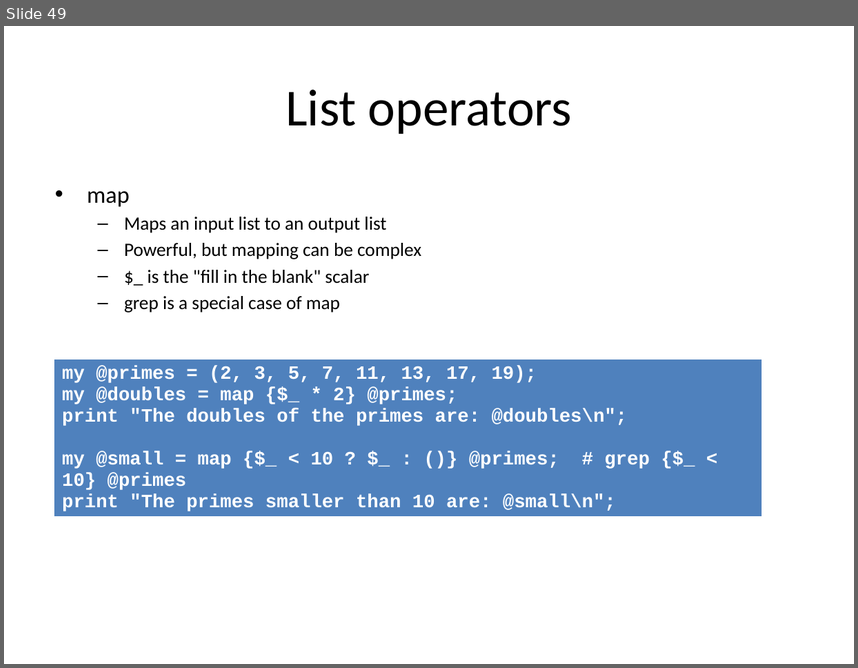
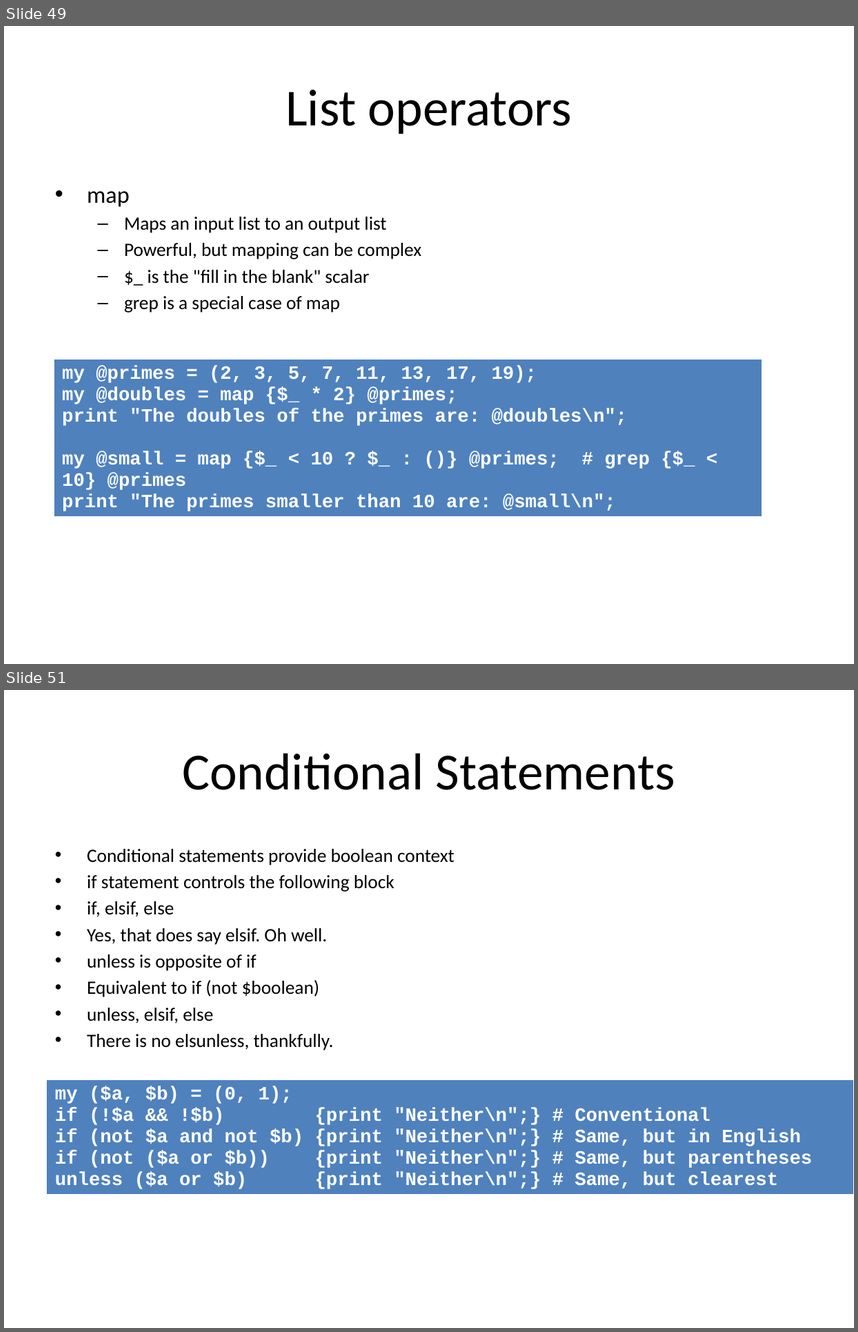
Before and after one commit to redmage123/perl-programming-introduction, a slide deck: docs/Introduction to Perl.pptx. Shown one above the other, each under a label of ours: slide 49 before the commit, slides 49 and 51 after it; the slides between them are not shown. The pictures are 858x668 and 858x1332 pixels, drawn with LibreOffice and Linux fonts; fonts in the diff are those of the drawing. Boxes give left, top, right and bottom in pixels: in the first picture for what was removed or moved away, otherwise in the second. Text is boxed around its words. In the diff, an @@ line names an element or a change of style, - is before the commit and + after.

```diff
--- a/docs/Introduction to Perl.pptx
+++ b/docs/Introduction to Perl.pptx
@@ slide 51 added at (4, 690, 854, 1328), background #FFFFFF @@
@@ title added at (182, 753, 675, 790), 44 pt, text #000000 @@
+Conditional Statements
@@ text added at (87, 849, 455, 1050), 16 pt, text #000000 @@
+• Conditional statements provide boolean context
+• if statement controls the following block
+• if, elsif, else
+• Yes, that does say elsif. Oh well.
+• unless is opposite of if
+• Equivalent to if (not $boolean)
+• unless, elsif, else
+• There is no elsunless, thankfully.
@@ table added at (47, 1079, 854, 1201), 1 rows, 1 columns @@
+my ($a, $b) = (0, 1); / if (!$a && !$b) {print "Neither\n";} # Conventional / if (not $a and not $b) {print "Neither\n";} # Same, but in English / if (not ($a or $b)) {print "Neither\n";} # Same, but parentheses / unless ($a or $b) {print "Neither\n";} # Same, but clearest
```
Also in this commit, not shown: 28 other slides added, 1 other file.
